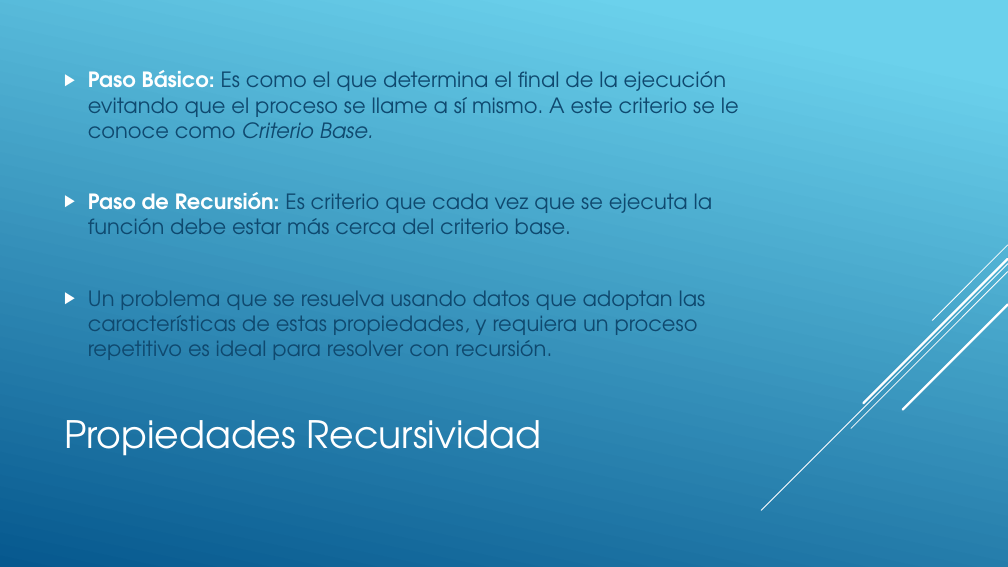
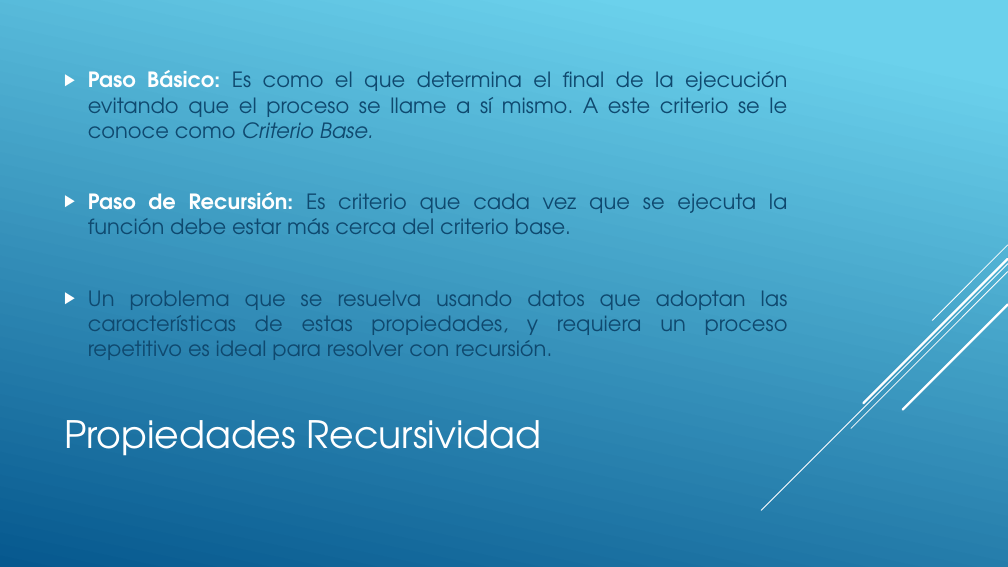
Before and after one commit to Wisso124214/Recursion, a slide deck: slide 4 of Recursión_Luis Bustos.pptx (slide 3 before the commit). Drawn at 1008x567 pixels with LibreOffice and Linux fonts; fonts in the diff are those of the drawing. Boxes give left, top, right and bottom in pixels: in the first picture for what was removed or moved away, otherwise in the second. Text is boxed around its words. In the diff, an @@ line names an element or a change of style, - is before the commit and + after.

```diff
--- a/Recursión_Luis Bustos.pptx
+++ b/Recursión_Luis Bustos.pptx
@@ text "Paso Básico: Es como el ..." at box(88, 70, 788, 360): alignment left to justified @@
```
Also in this commit, not shown: 1 other slide changed, 1 slide added.
